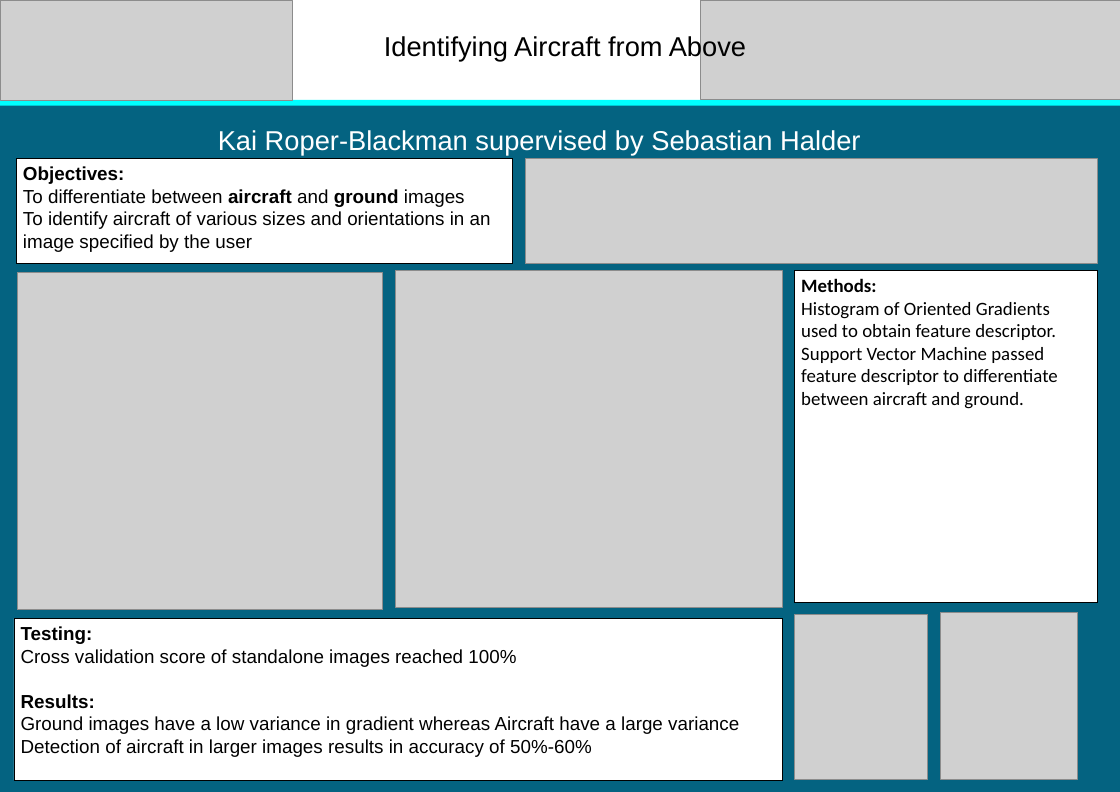
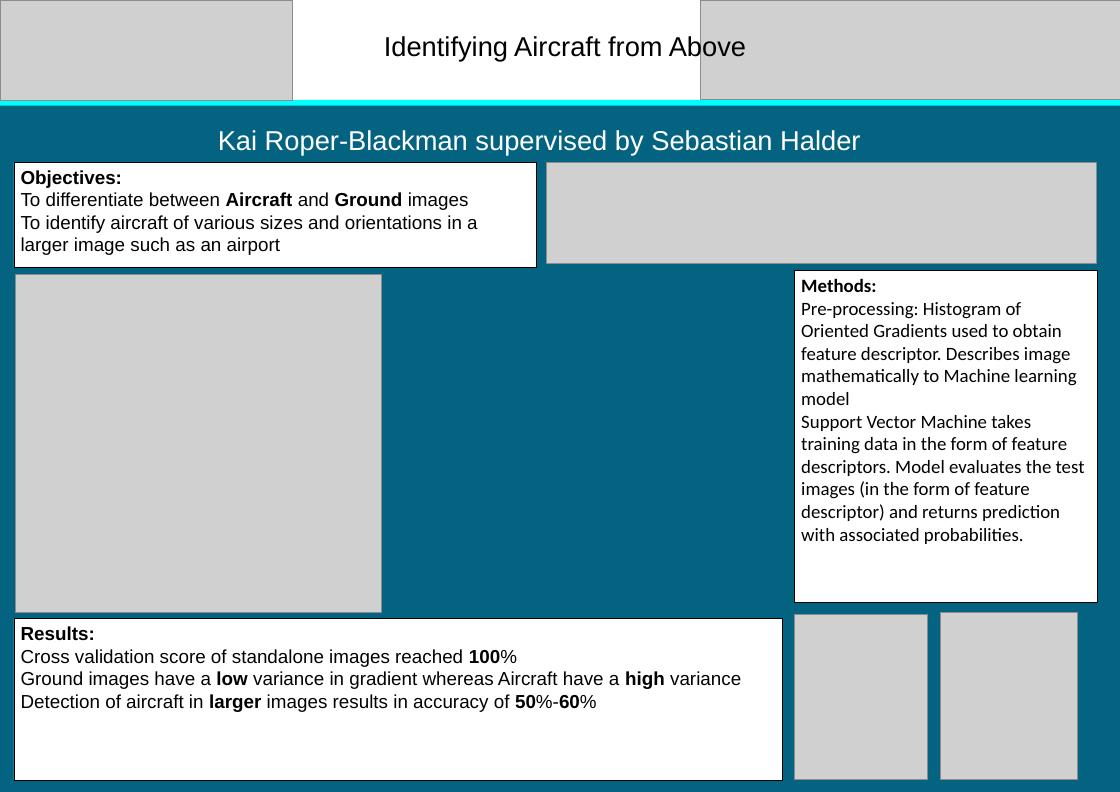
Before and after one commit to kairb/identifying-aircraft, a slide deck: slide 1 of Documents/CE301 Open Day Poster Template.pptx. Drawn at 1120x792 pixels with LibreOffice and Linux fonts; fonts in the diff are those of the drawing; grey boxes stand for pictures. Boxes give left, top, right and bottom in pixels: in the first picture for what was removed or moved away, otherwise in the second. Text is boxed around its words. In the diff, an @@ line names an element or a change of style, - is before the commit and + after.

Commit message:
small updates to poster

```diff
--- a/Documents/CE301 Open Day Poster Template.pptx
+++ b/Documents/CE301 Open Day Poster Template.pptx
@@ rectangle "Objectives:": place and size @@
-rectangle "Objectives:" at (16, 158, 512, 263)
+rectangle "Objectives:" at (14, 162, 536, 267)
@@ picture: place and size @@
-picture at (525, 158, 1098, 263)
+picture at (546, 163, 1096, 263)
@@ text in rectangle at (21, 192, 477, 255): text changed @@
-To differentiate between aircraft and ground images
-To identify aircraft of various sizes and orientations in an image specified by the user
+To differentiate between Aircraft and Ground images
+To identify aircraft of various sizes and orientations in a larger image such as an airport
@@ picture removed at (395, 270, 782, 607) @@
@@ text in rectangle at (801, 302, 1085, 544): text changed @@
-Histogram of Oriented Gradients used to obtain feature descriptor.
-Support Vector Machine passed feature descriptor to differentiate between aircraft and ground.
+Pre-processing: Histogram of Oriented Gradients used to obtain feature descriptor. Describes image mathematically to Machine learning model
+Support Vector Machine takes training data in the form of feature descriptors. Model evaluates the test images (in the form of feature descriptor) and returns prediction with associated probabilities.
@@ text in rectangle at (21, 626, 95, 641): text changed @@
-Testing:
+Results:
@@ text in rectangle at (21, 649, 597, 712): bold on in "100%", "larger 50%-60%" @@
@@ text in rectangle at (21, 671, 741, 689): text changed @@
-Results:
-Ground images have a low variance in gradient whereas Aircraft have a large variance
+Ground images have a low variance in gradient whereas Aircraft have a high variance
```
